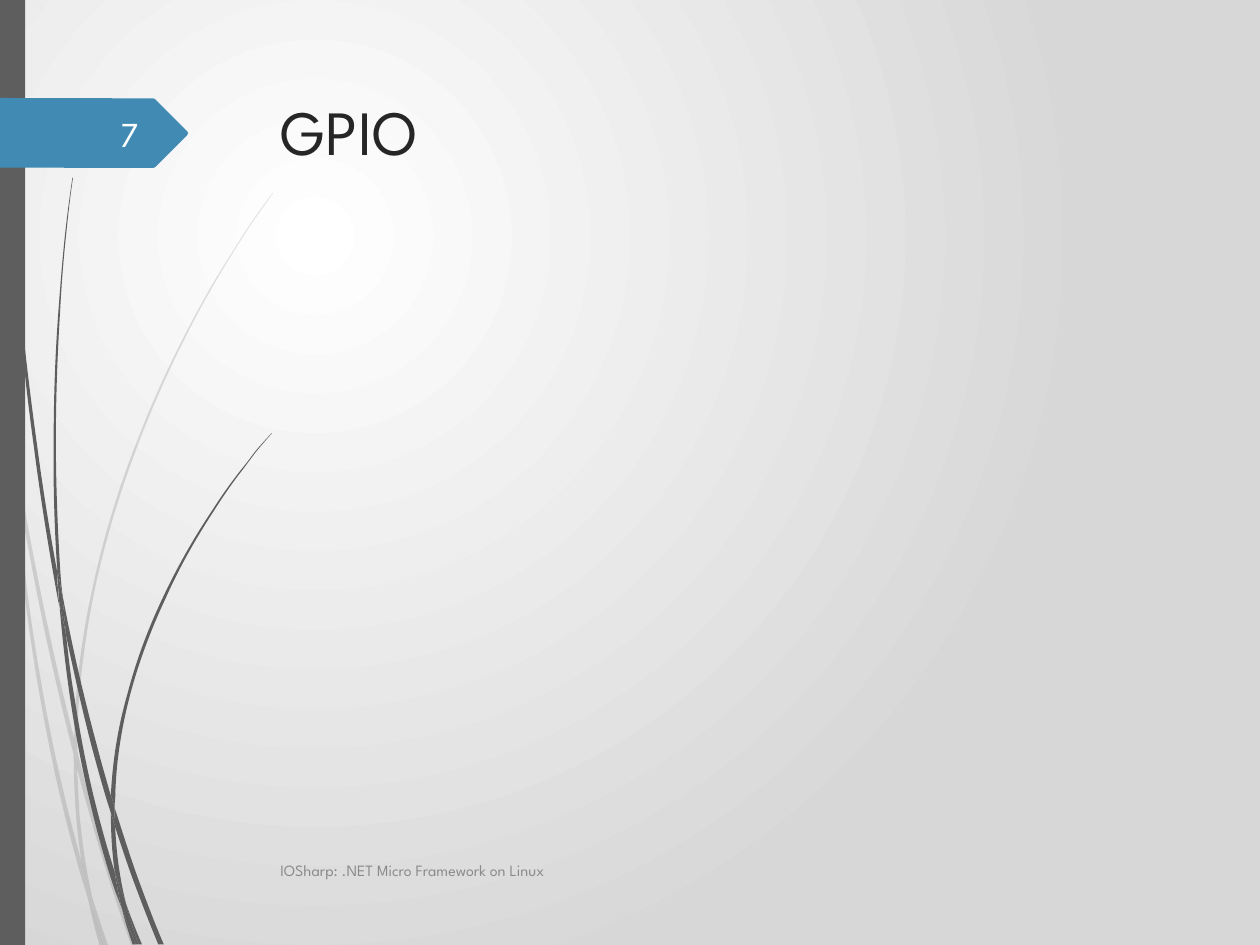
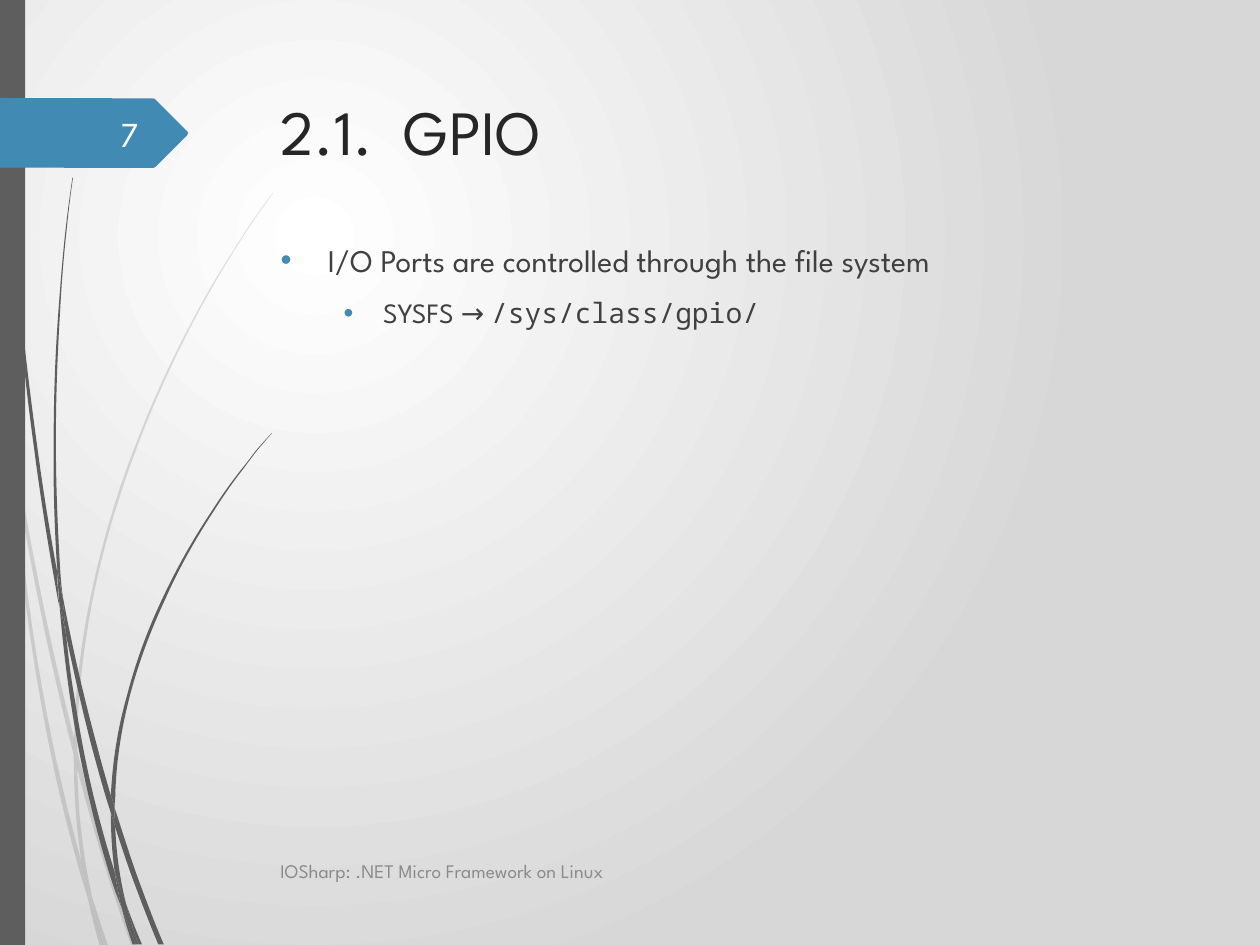
Before and after one commit to GerardSoleCa/BachelorThesisMisc, a slide deck: slide 7 of ThesisDoc/IOSharp.pptx. Drawn at 1260x945 pixels with LibreOffice and Linux fonts; fonts in the diff are those of the drawing; background and template pictures are left out. Boxes give left, top, right and bottom in pixels: in the first picture for what was removed or moved away, otherwise in the second. Text is boxed around its words. In the diff, an @@ line names an element or a change of style, - is before the commit and + after.

```diff
--- a/ThesisDoc/IOSharp.pptx
+++ b/ThesisDoc/IOSharp.pptx
@@ title at box(281, 112, 541, 156): text changed @@
-GPIO
+2.1. GPIO
@@ text added at box(328, 250, 930, 330), 18 pt, text #404040 @@
+• I/O Ports are controlled through the file system
+  • SYSFS → /sys/class/gpio/
@@ text "IOSharp: .NET Micro Framework on ..." at box(280, 865, 603, 882): size 9 to 11 pt @@
```
Also in this commit, not shown: 15 other slides changed, 1 slide added, 11 other files.
